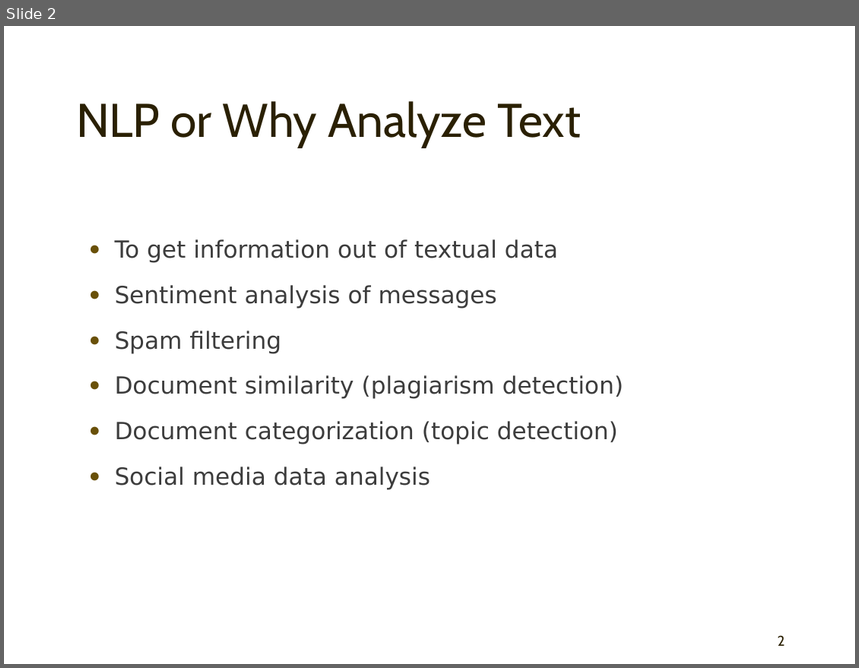
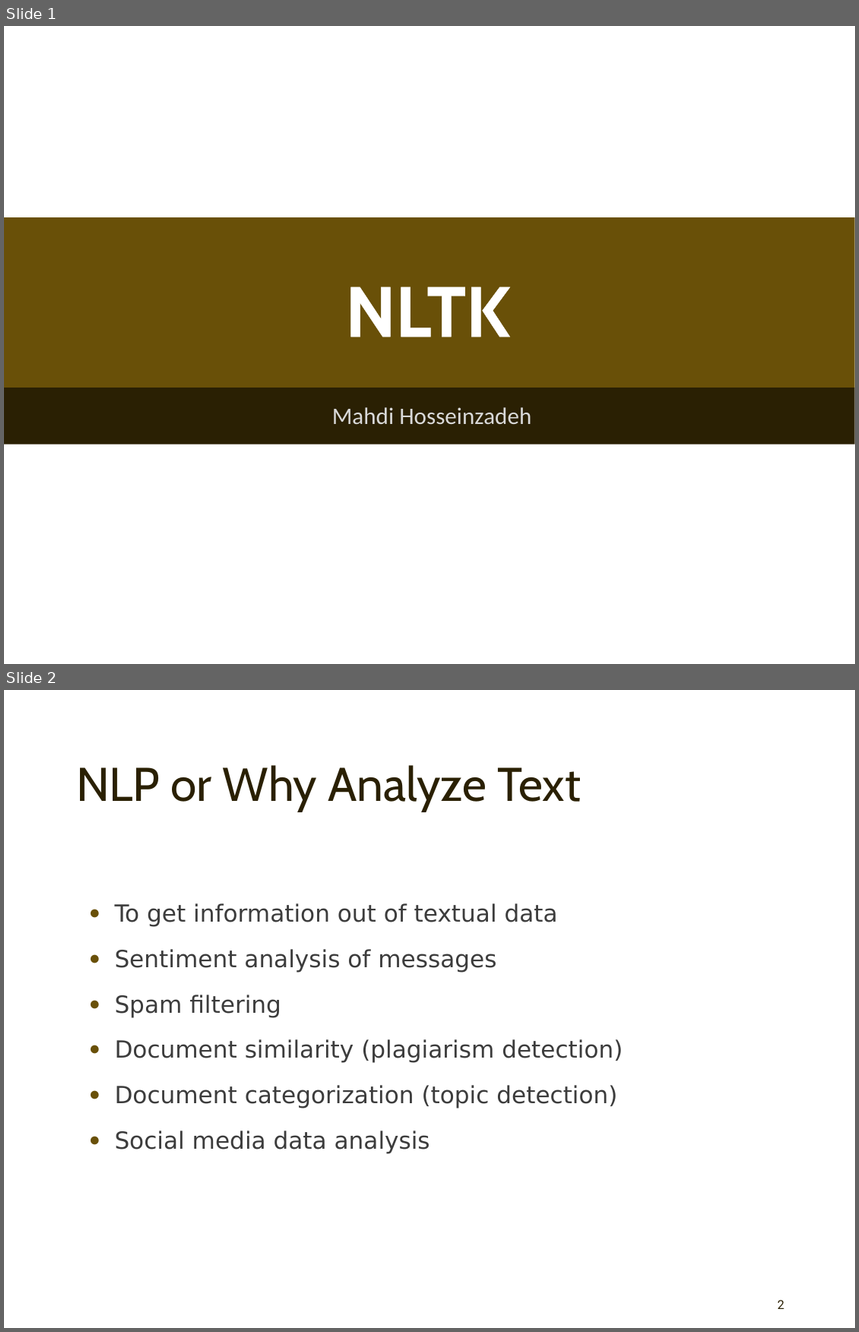
Before and after one commit to mahozad/presentations, a slide deck: nltk.pptx. Shown one above the other, each under a label of ours: slide 2 before the commit, slides 1 and 2 after it. The pictures are 859x668 and 859x1332 pixels, drawn with LibreOffice and Linux fonts; fonts in the diff are those of the drawing. Boxes give left, top, right and bottom in pixels: in the first picture for what was removed or moved away, otherwise in the second. Text is boxed around its words. In the diff, an @@ line names an element or a change of style, - is before the commit and + after.

```diff
--- a/nltk.pptx
+++ b/nltk.pptx
@@ slide 1 added at (4,26,855,664), background #FFFFFF @@
@@ rectangle added at (4,218,854,388), fill #695008 @@
@@ title added at (345,287,510,338), 60 pt, text #FFFFFF, bold @@
+NLTK
@@ rectangle added at (4,388,854,444), fill #2A2003 @@
@@ subtitle added at (332,408,531,425), 20 pt, text #D9D9D9 @@
+Mahdi Hosseinzadeh
```
Also in this commit, not shown: 14 slides changed, 1 other slide added, 1 slide removed.
